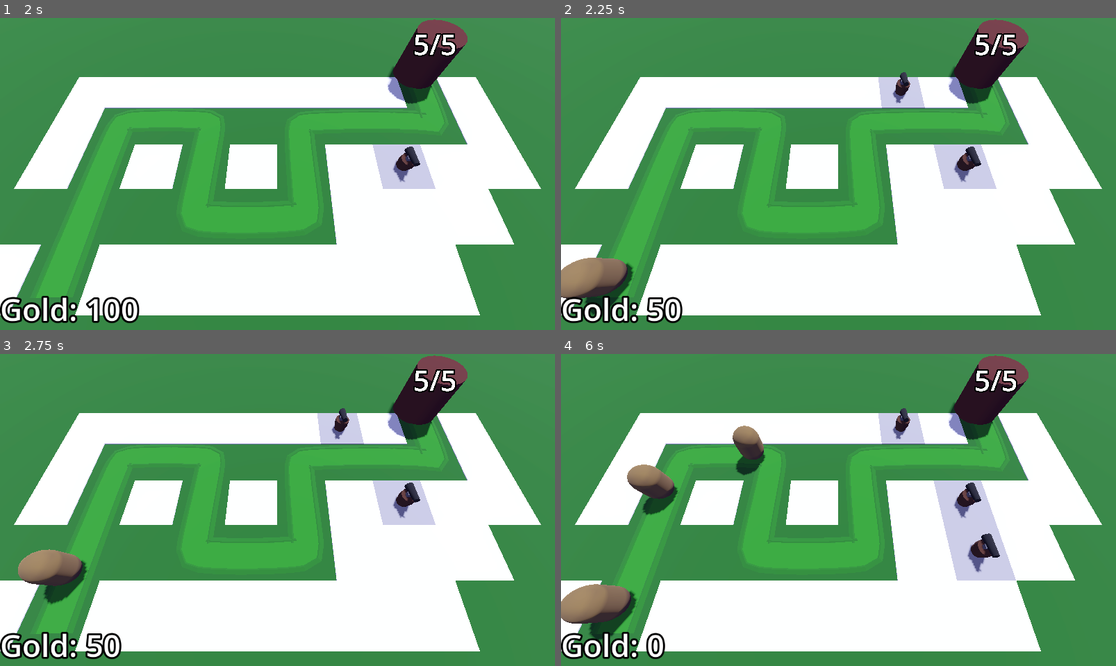
Above: before the commit, frames 1-4 (two rows, left to right).
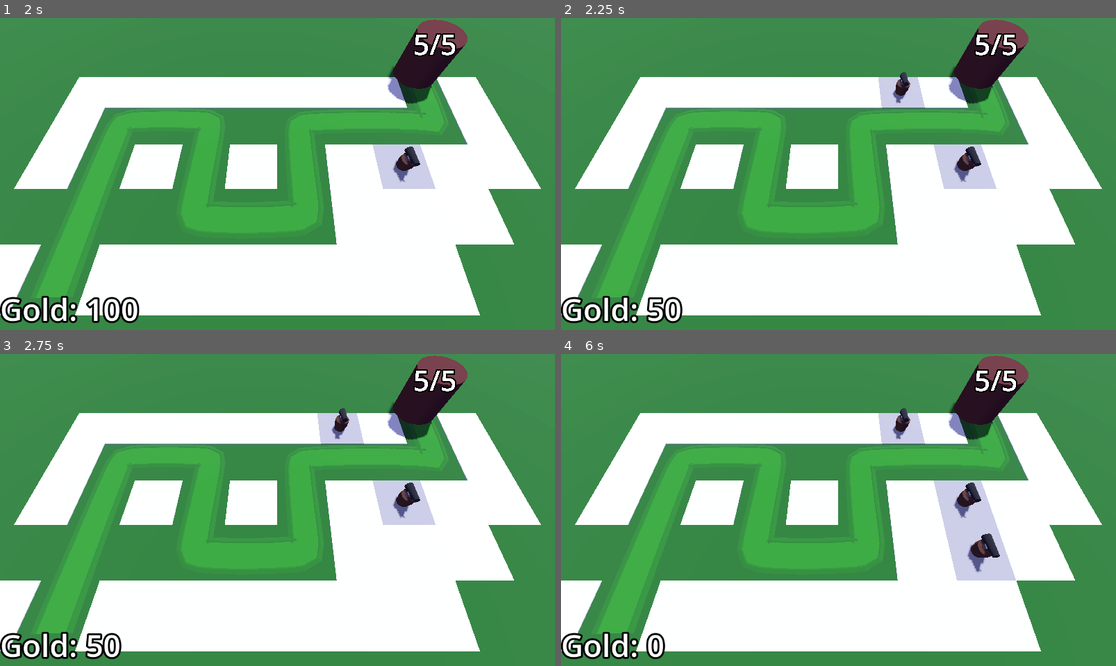
Above: after the commit, the same moments.

Repository: fbcs-hailey/Barbarian_blaster2
Game: Godot game, scene res://Base/base.tscn
Two runs of this game, one before a commit and one after it. Both use one fixed random seed, a clock stepped at 60 frames per second and the inputs below.
Inputs (mouse positions are in pixels of both pictures, inside the frame that each line leads up to):
- Up to frame 1 (2 s): tap Enter at 0.5 s; move the mouse to (399, 158) at 0.52 s; click (399, 158) at 0.6 s; tap Space at 1.25 s; move the mouse to (166, 189) at 1.27 s; click (166, 189) at 1.35 s
- Up to frame 2 (2.25 s): tap Enter at 2 s; move the mouse to (894, 105) at 2.02 s; click (894, 105) at 2.1 s
- Up to frame 3 (2.75 s): no input
- Up to frame 4 (6 s): move the mouse to (810, 572) at 2.77 s; click (810, 572) at 2.85 s; move the mouse to (1005, 556) at 3.52 s; click (1005, 556) at 3.6 s; move the mouse to (672, 463) at 4.27 s; click (672, 463) at 4.35 s; move the mouse to (866, 510) at 5.02 s; click (866, 510) at 5.1 s; move the mouse to (755, 432) at 5.77 s; click (755, 432) at 5.85 s

Frame 1 is identical in both runs. In frame 2, 1.6% of the frame differs, in the area x 0-14%, y 76-96%; in frame 3, 1.4%; in frame 4, 3.2%, in the area x 0-37%, y 22-92%.

Commit message:
add game end

Diff:
--- a/Base/base.tscn
+++ b/Base/base.tscn
@@ -76,11 +76,12 @@
 "cells": PackedInt32Array(65535, 0, 0, 65535, 2, 0, 65531, 65535, 0, 65532, 65534, 0, 65533, 0, 0, 65534, 65534, 0, 655 …(254 unchanged characters)…
 }
 
-[node name="EnemyPath" type="Path3D" parent="." unique_id=817805342 node_paths=PackedStringArray("difMan")]
+[node name="EnemyPath" type="Path3D" parent="." unique_id=817805342 node_paths=PackedStringArray("difMan", "vicLayer")]
 curve = SubResource("Curve3D_u1x2a")
 script = ExtResource("3_77y2d")
 enemy_scene = ExtResource("2_n5f2c")
 difMan = NodePath("../DifficultyManager")
+vicLayer = NodePath("../VictoryLayer")
 
 [node name="Road" type="CSGPolygon3D" parent="EnemyPath" unique_id=395570752]
 polygon = PackedVector2Array(-1.3, 0, -1, 0.05, 1, 0.05, 1.3, 0)
@@ -159,4 +160,16 @@
 
 [node name="DifficultyManager" parent="." unique_id=127308213 instance=ExtResource("9_ka7hq")]
 
+[node name="VictoryLayer" type="CanvasLayer" parent="." unique_id=1066553630]
+visible = false
+
+[node name="ColorRect" type="ColorRect" parent="VictoryLayer" unique_id=1803267394]
+anchors_preset = 15
+anchor_right = 1.0
+anchor_bottom = 1.0
+grow_horizontal = 2
+grow_vertical = 2
+color = Color(0, 0, 0, 0.39215687)
+
 [connection signal="timeout" from="EnemyPath/Timer" to="EnemyPath" method="_on_timer_timeout"]
+[connection signal="stop_spawning_enemies" from="DifficultyManager" to="EnemyPath" method="_on_difficulty_manager_stop_spawning_enemies"]
--- a/Base/path_3d.gd
+++ b/Base/path_3d.gd
@@ -3,12 +3,24 @@
 @export var enemy_scene:PackedScene
 @export var difMan:Node
 @onready var timer: Timer = $Timer
+@export var vicLayer:CanvasLayer
 
 func spawn_enemy():
 	var cur_enemy=enemy_scene.instantiate()
 	cur_enemy.max_health=difMan.get_enemy_health()
 	add_child(cur_enemy)
+	#cur_enemy.tree_exited.connect(enemy_defeated())
 	timer.wait_time=difMan.get_spawn_time()
+
+func enemy_defeated():
+	if timer.is_stopped():
+		for child in get_children():
+			if child is Enemy:
+				return
+		vicLayer.visible=true
 
 func _on_timer_timeout() -> void:
 	spawn_enemy()
+
+func _on_difficulty_manager_stop_spawning_enemies() -> void:
+	timer.stop()
--- a/Enemy/enemy.gd
+++ b/Enemy/enemy.gd
@@ -6,7 +6,7 @@
 @onready var home : Home =get_tree().get_first_node_in_group('home')
 @export var max_health:int=50
 @onready var animation_player: AnimationPlayer = $AnimationPlayer
-@export var pay=25
+@export var pay:int=25
 @onready var bank:Bank= $Bank
 
 var health:int:
--- a/manager/difficulty_manager.gd
+++ b/manager/difficulty_manager.gd
@@ -5,7 +5,10 @@
 @export var spawn_time_curve:Curve
 @export var enemy_health_curve:Curve
 
+signal stop_spawning_enemies
+
 func _ready() -> void:
+	Engine.time_scale=-1
 	timer.start(game_length)
 
 func _process(delta: float) -> void:
@@ -19,3 +22,7 @@
 
 func get_enemy_health()->float:
 	return enemy_health_curve.sample(game_progress_ratio())
+
+
+func _on_timer_timeout() -> void:
+	stop_spawning_enemies.emit()
--- a/manager/difficulty_manager.tscn
+++ b/manager/difficulty_manager.tscn
@@ -20,3 +20,5 @@
 [node name="Timer" type="Timer" parent="." unique_id=1142028502]
 one_shot = true
 autostart = true
+
+[connection signal="timeout" from="Timer" to="." method="_on_timer_timeout"]
